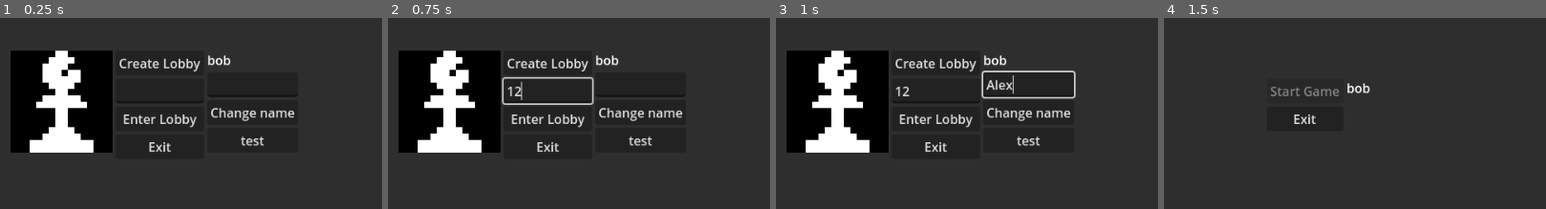
Above: before the commit, frames 1-4 (left to right).
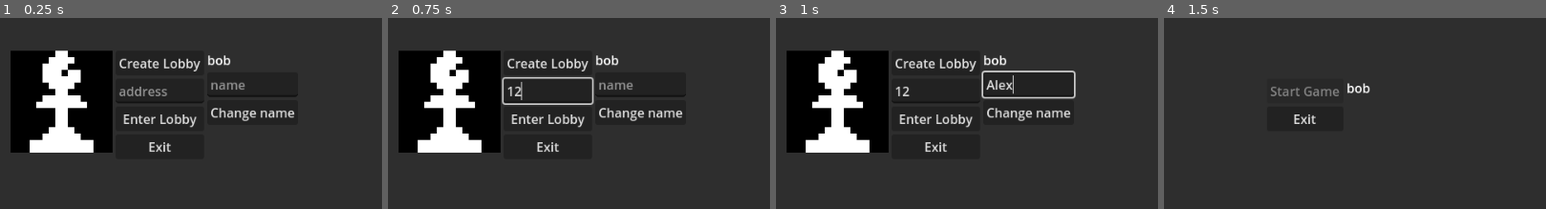
Above: after the commit, the same moments.

Repository: Hanekawa-chan/chess
Game: Godot game, scene res://scenes/main_menu.tscn
The game is run twice, just before and just after one commit, with the same random seed, the same clock (stepped at 60 frames per second) and the same inputs.
Inputs (mouse positions are % of the whole screen's width and height, from its top left):
- Up to frame 1 (0.25 s): no input
- Up to frame 2 (0.75 s): click (51, 46) at 0.52 s; type "12" at 0.6 s
- Up to frame 3 (1 s): click (63, 45) at 0.75 s; type "Alex" at 0.83 s
- Up to frame 4 (1.5 s): click "Create Lobby" at 1.25 s
The pictures show only the part of the screen within x 30-80%, y 27-77%; the shares and areas given below are measured in that part.

The runs differ from the first frame. In frame 1, 0.7% of the frame differs, in the area x 31-69%, y 33-67%; in frame 2, 0.4%; in frame 3, 0.2%; in frame 4, nothing differs.

Commit message:
added sounds

Diff:
--- a/project.godot
+++ b/project.godot
@@ -19,6 +19,7 @@
 
 MultiplayerManager="*res://scripts/multiplayer_manager.gd"
 GlobalPopup="*res://scenes/popup.tscn"
+Core="*res://scenes/core.tscn"
 
 [display]
 
--- /dev/null
+++ b/scenes/core.tscn
@@ -0,0 +1,18 @@
+[gd_scene load_steps=5 format=3 uid="uid://dttdgvrsvgom7"]
+
+[ext_resource type="Script" uid="uid://bjo33g2v5m0yp" path="res://scripts/core.gd" id="1_gmp2s"]
+[ext_resource type="AudioStream" uid="uid://dnr6ia0n4goas" path="res://sounds/button_press.wav" id="1_hlf4f"]
+[ext_resource type="Script" uid="uid://yomr304cn0of" path="res://scripts/button_audio_player.gd" id="2_c8oal"]
+[ext_resource type="AudioStream" uid="uid://b3rc2mo05ryun" path="res://sounds/background.mp3" id="4_qapo8"]
+
+[node name="Core" type="Node"]
+script = ExtResource("1_gmp2s")
+
+[node name="ButtonAudioPlayer" type="AudioStreamPlayer" parent="."]
+unique_name_in_owner = true
+stream = ExtResource("1_hlf4f")
+script = ExtResource("2_c8oal")
+
+[node name="BackgroundAudioPlayer" type="AudioStreamPlayer" parent="."]
+unique_name_in_owner = true
+stream = ExtResource("4_qapo8")
--- a/scenes/main_menu.tscn
+++ b/scenes/main_menu.tscn
@@ -45,6 +45,7 @@
 [node name="AddressEdit" type="LineEdit" parent="PanelContainer/CenterContainer/HBoxContainer/MenuButtons"]
 unique_name_in_owner = true
 layout_mode = 2
+placeholder_text = "address"
 
 [node name="EnterLobbyButton" type="Button" parent="PanelContainer/CenterContainer/HBoxContainer/MenuButtons"]
 unique_name_in_owner = true
@@ -67,14 +68,9 @@
 [node name="NameEdit" type="LineEdit" parent="PanelContainer/CenterContainer/HBoxContainer/InputsContainer"]
 unique_name_in_owner = true
 layout_mode = 2
+placeholder_text = "name"
 
 [node name="ChangeNameButton" type="Button" parent="PanelContainer/CenterContainer/HBoxContainer/InputsContainer"]
 unique_name_in_owner = true
 layout_mode = 2
 text = "Change name"
-
-[node name="Button" type="Button" parent="PanelContainer/CenterContainer/HBoxContainer/InputsContainer"]
-layout_mode = 2
-text = "test"
-
-[connection signal="button_down" from="PanelContainer/CenterContainer/HBoxContainer/InputsContainer/Button" to="." method="_on_button_button_down"]
--- /dev/null
+++ b/scripts/button_audio_player.gd
@@ -0,0 +1,9 @@
+extends AudioStreamPlayer
+
+func play_normal():
+	pitch_scale = 1
+	play()
+
+func play_wrong():
+	pitch_scale = 0.3
+	play()
--- a/scripts/choosable_piece.gd
+++ b/scripts/choosable_piece.gd
@@ -5,6 +5,7 @@
 @onready
 var game: Game = $"../../../../../.."
 var texture: AtlasTexture
+@onready var button_audio_player = Core.button_audio_player
 
 func _ready():
 	texture = texture_normal as AtlasTexture
@@ -17,4 +18,10 @@
 func _on_button_up():
 	if game.current_side == MultiplayerManager.player_side:
 		print("pressed")
-		game.pawn_to_figure.rpc(piece)
+		if game.pawn_to_transfigure != null:
+			button_audio_player.play_normal()
+			game.pawn_to_figure.rpc(piece)
+		else:
+			button_audio_player.play_wrong()
+	else:
+		button_audio_player.play_wrong()
--- /dev/null
+++ b/scripts/core.gd
@@ -0,0 +1,6 @@
+extends Node
+@onready var background_audio_player = %BackgroundAudioPlayer
+@onready var button_audio_player = %ButtonAudioPlayer
+
+func _ready():
+	background_audio_player.play()
--- a/scripts/game.gd
+++ b/scripts/game.gd
@@ -140,10 +140,9 @@
 
 @rpc("any_peer", "call_local")
 func pawn_to_figure(figure: Pieces):
-	if pawn_to_transfigure != null:
-		pawn_to_transfigure.change_figure_on_grid(figure)
-		pawn_to_transfigure = null
-		new_round(Vector2i(-1,-1))
+	pawn_to_transfigure.change_figure_on_grid(figure)
+	pawn_to_transfigure = null
+	new_round(Vector2i(-1,-1))
 
 @rpc("any_peer", "call_local")
 func new_round(_pawn: Vector2i):
--- a/scripts/lobby.gd
+++ b/scripts/lobby.gd
@@ -5,6 +5,8 @@
 @onready var menu_container = %MenuContainer
 @onready var host_name = %HostName
 @onready var client_name = %ClientName
+@onready var button_audio_player = Core.button_audio_player
+const BUTTON_PRESS = preload("uid://dnr6ia0n4goas")
 
 # Called when the node enters the scene tree for the first time.
 func _ready():
@@ -31,10 +33,12 @@
 	host_name.text = _name
 
 func _exit():
+	button_audio_player.play()
 	multiplayer.multiplayer_peer = null
 	get_tree().change_scene_to_file("res://scenes/main_menu.tscn")
 
 func _start():
+	button_audio_player.play()
 	print("started")
 	start_game.rpc()
 
--- a/scripts/main_menu.gd
+++ b/scripts/main_menu.gd
@@ -7,7 +7,8 @@
 @onready var current_name = %CurrentName
 @onready var name_edit = %NameEdit
 @onready var change_name_button = %ChangeNameButton
-const POPUP = preload("uid://jvgunv5ppmuc")
+@onready var button_audio_player = Core.button_audio_player
+const BUTTON_PRESS = preload("uid://dnr6ia0n4goas")
 const LOBBY = preload("uid://8cvj5dv8dxvs")
 
 # Called when the node enters the scene tree for the first time.
@@ -22,26 +23,21 @@
 	MultiplayerManager.server_ip = address
 
 func _change_name():
+	button_audio_player.play()
 	var val = name_edit.text
 	if len(val) > 0:
 		MultiplayerManager.player_name = val
 		current_name.text = val
 
 func _exit():
+	button_audio_player.play()
 	get_tree().free()
 
 func _enter_lobby():
+	button_audio_player.play()
 	MultiplayerManager.join()
 
 func _create_lobby():
+	button_audio_player.play()
 	MultiplayerManager.become_host()
 	get_tree().change_scene_to_file(LOBBY.resource_path)
-
-
-func _on_button_button_down():
-	print("peers:", multiplayer.get_peers())
-	print("unique id:", multiplayer.get_unique_id())
-	print("server:", multiplayer.is_server())
-	if multiplayer.multiplayer_peer != null:
-		print("mp.unique_id:", multiplayer.multiplayer_peer.get_unique_id())
-		print("status:", multiplayer.multiplayer_peer.get_connection_status())
--- a/scripts/tile.gd
+++ b/scripts/tile.gd
@@ -4,6 +4,7 @@
 var game: Game = $"../../../../../../../../../.."
 @onready
 var pieces = %Pieces
+@onready var button_audio_player = Core.button_audio_player
 
 @export
 var piece: Piece = null:
@@ -94,6 +95,7 @@
 		if piece != null:
 			if (game.active_piece == null && MultiplayerManager.player_side == piece.color) || (game.active_piece != null && MultiplayerManager.player_side != piece.color):
 				#print("clicked me! Pos:", place, " Fig:", Game.Pieces.keys()[piece.figure], " Color:", Game.Side.keys()[piece.color], " Available moves:", movable_places)
+				button_audio_player.play_normal()
 				if game.active_piece != null:
 					if game.active_piece.color == piece.color:
 						_set_active_piece(piece)
@@ -111,7 +113,10 @@
 								break
 				else:
 					_set_active_piece(piece)
+			else:
+				button_audio_player.play_wrong()
 		else:
+			button_audio_player.play_normal()
 			#print("clicked me! Pos:", place, " Empty")
 			var active_piece = game.active_piece
 			if active_piece != null:
@@ -156,6 +161,8 @@
 						_set_piece(active_piece)
 						game.new_round.rpc(Vector2i(-1,-1))
 						break
+	else:
+		button_audio_player.play_wrong()
 
 func convert_to_model():
 	var copy_tile = ChessTileModel.new()
Not shown, added: scripts/button_audio_player.gd.uid
Not shown, added: scripts/core.gd.uid
Not shown, added: sounds/background.mp3.import
Not shown, added: sounds/button_press.wav.import
Not shown, added: sounds/background.mp3
Not shown, added: sounds/button_press.wav
